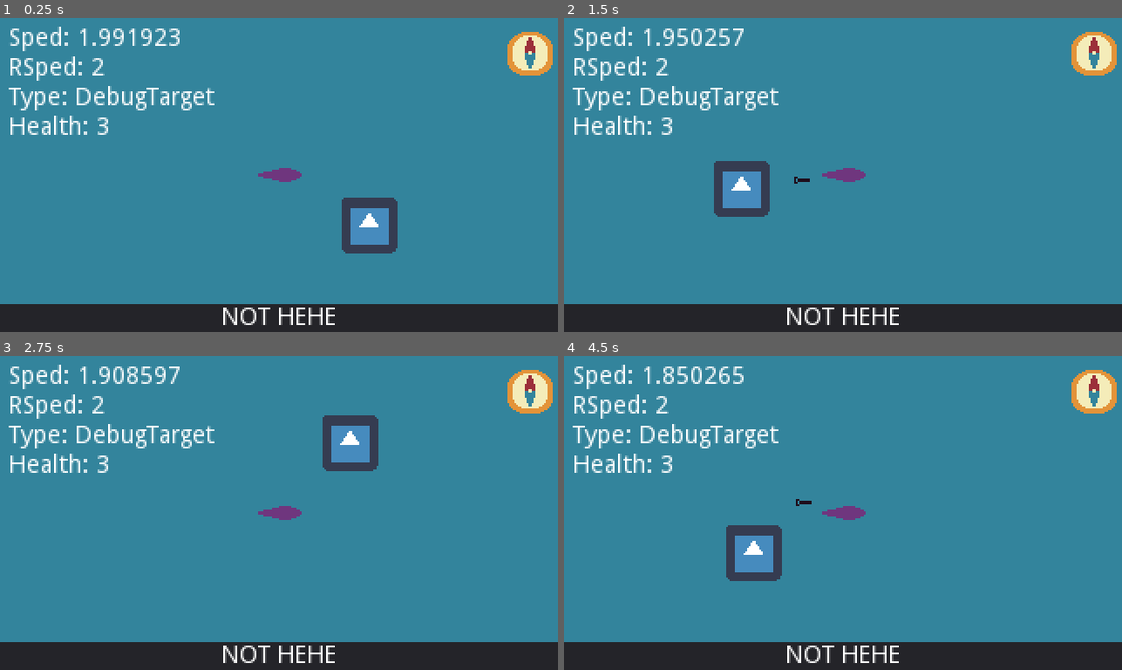
Above: before the commit, frames 1-4 (two rows, left to right).
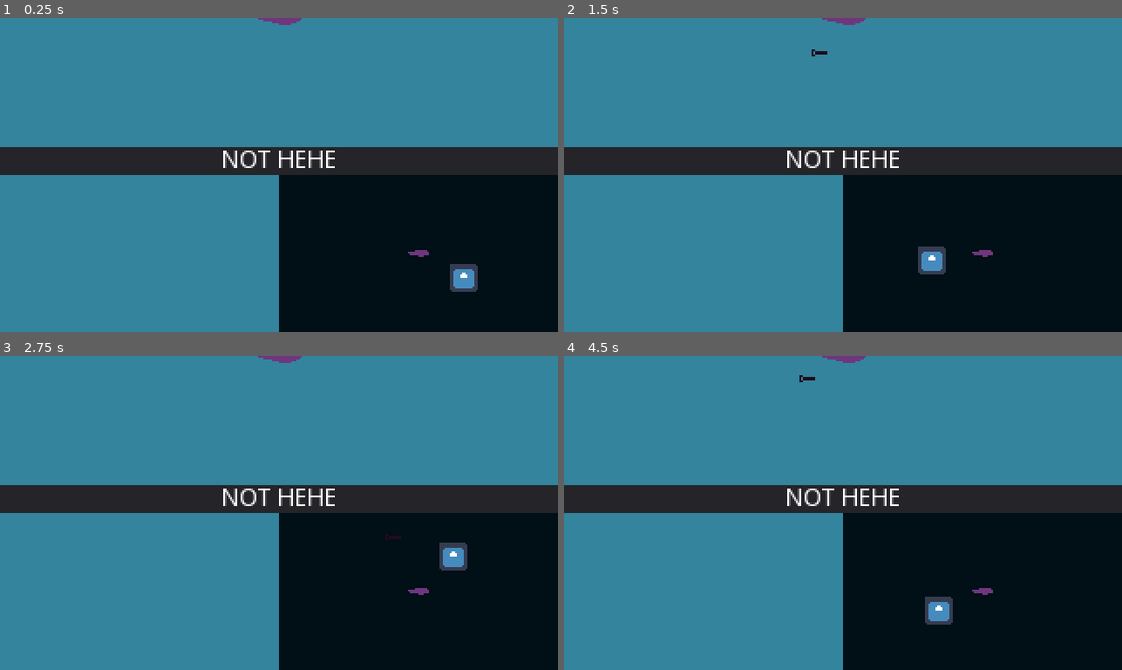
Above: after the commit, the same moments.

Repository: Scribble-Sheep/Shipgame
Game: Godot game, scene res://World.tscn
The game is run twice, just before and just after one commit, with the same random seed, the same clock (stepped at 60 frames per second) and the same inputs. The engine's default icon, where the game draws it, is replaced by a stand-in: a white triangle on a blue panel in a dark square.
Inputs (mouse positions are in pixels of both pictures, inside the frame that each line leads up to):
- Up to frame 1 (0.25 s): no input
- Up to frame 2 (1.5 s): click (843, 175) at 0.6 s; move the mouse to (731, 190) at 1.27 s; click (731, 190) at 1.35 s
- Up to frame 3 (2.75 s): move the mouse to (334, 443) at 2.02 s; click (334, 443) at 2.1 s
- Up to frame 4 (4.5 s): move the mouse to (815, 575) at 2.77 s; click (815, 575) at 2.85 s; move the mouse to (1010, 560) at 3.52 s; click (1010, 560) at 3.6 s; move the mouse to (675, 465) at 4.27 s; click (675, 465) at 4.35 s

The runs differ from the first frame. In frame 1, 42% of the frame differs, in the area x 0-100%, y 0-100%; in frame 2, 43%; in frame 3, 44%; in frame 4, 44%.

Commit message:
Add a canvas layer for the radar Yeah that was easier than I thought. Causes issues with the torpedo launch tho.

Diff:
--- a/World.tscn
+++ b/World.tscn
@@ -1,6 +1,7 @@
-[gd_scene load_steps=6 format=2]
+[gd_scene load_steps=7 format=2]
 
 [ext_resource path="res://Scenes/Ship.tscn" type="PackedScene" id=1]
+[ext_resource path="res://Sprites/Debug/DebugSub.png" type="Texture" id=2]
 [ext_resource path="res://Scenes/DebugTarget.tscn" type="PackedScene" id=3]
 [ext_resource path="res://Code/TorpedoManager.gd" type="Script" id=4]
 [ext_resource path="res://Scenes/GUI Scenes/WorldGUI.tscn" type="PackedScene" id=5]
@@ -9,15 +10,40 @@
 [node name="World" type="Node2D"]
 position = Vector2( 160, 90 )
 
+[node name="RadarLayer" type="CanvasLayer" parent="."]
+layer = -1
+offset = Vector2( 160, 90 )
+scale = Vector2( 0.5, 0.5 )
+transform = Transform2D( 0.5, 0, 0, 0.5, 160, 90 )
+
+[node name="RadarOrigin" type="Node2D" parent="RadarLayer"]
+position = Vector2( 160, 90 )
+
+[node name="ColorRect" type="ColorRect" parent="RadarLayer/RadarOrigin"]
+modulate = Color( 0.00784314, 0.0627451, 0.0901961, 1 )
+show_behind_parent = true
+anchor_right = 1.0
+anchor_bottom = 1.0
+margin_left = -160.0
+margin_top = -90.0
+margin_right = 160.0
+margin_bottom = 90.0
+grow_horizontal = 2
+grow_vertical = 2
+
+[node name="Sprite" type="Sprite" parent="RadarLayer/RadarOrigin"]
+texture = ExtResource( 2 )
+
+[node name="DebugTarget" parent="RadarLayer/RadarOrigin" instance=ExtResource( 3 )]
+position = Vector2( 60, 0 )
+
 [node name="MainCamera" type="Camera2D" parent="."]
+position = Vector2( 0, 90 )
 offset = Vector2( -160, -90 )
 anchor_mode = 0
 current = true
 
 [node name="Ship" parent="." instance=ExtResource( 1 )]
-
-[node name="DebugTarget" parent="." instance=ExtResource( 3 )]
-position = Vector2( 77, -9 )
 
 [node name="TorpedoManager" type="Node2D" parent="."]
 script = ExtResource( 4 )
